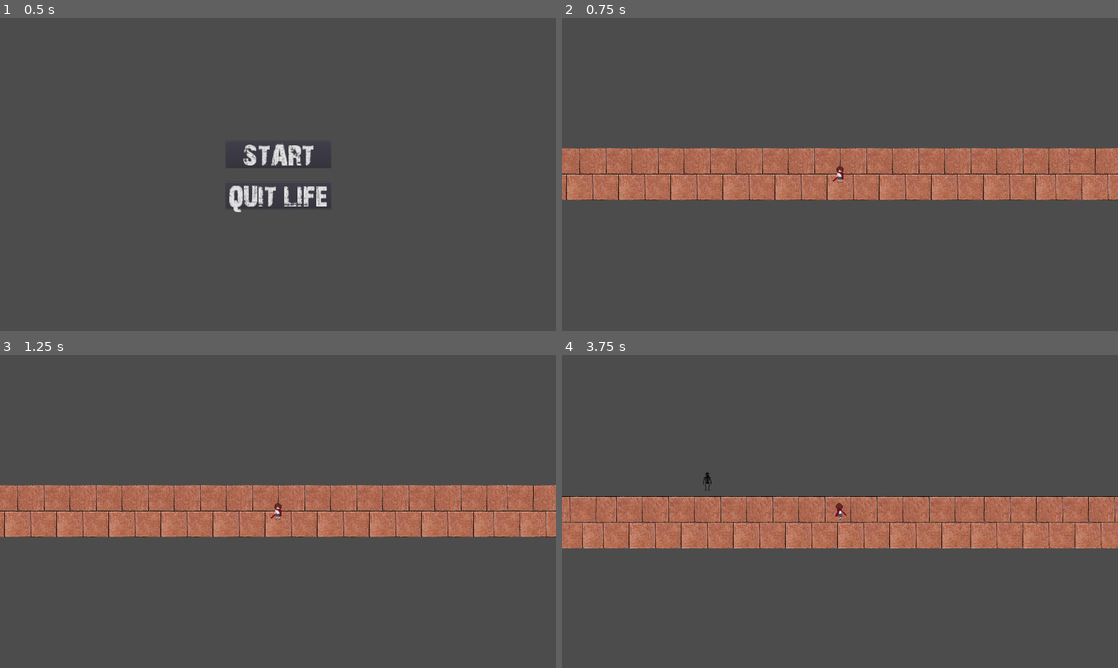
Above: before the commit, frames 1-4 (two rows, left to right).
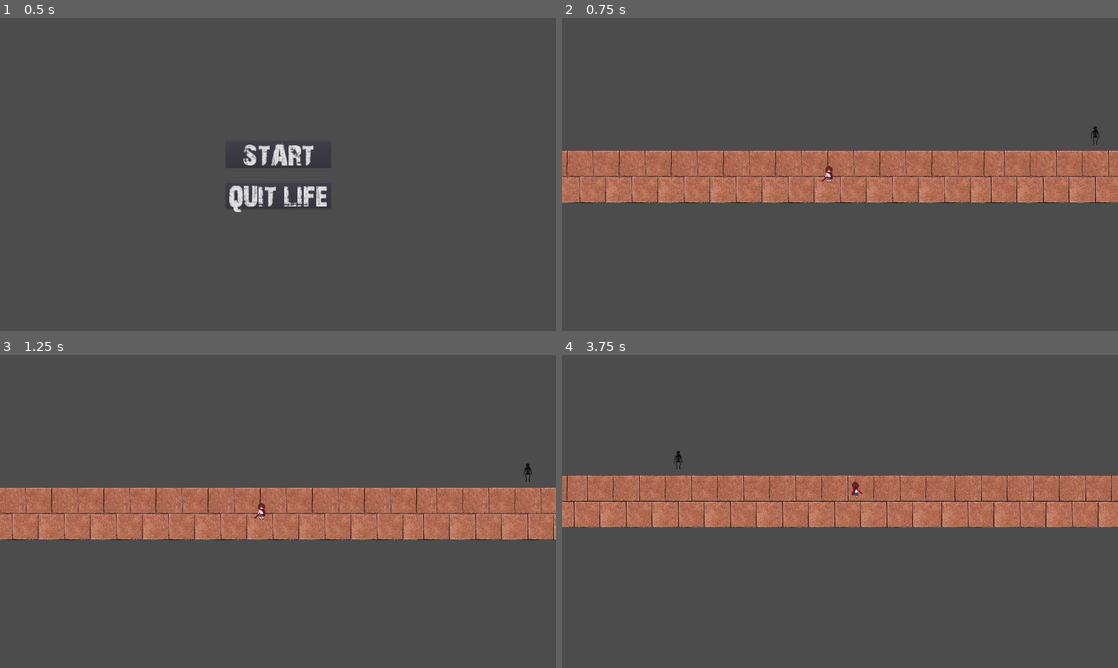
Above: after the commit, the same moments.

Repository: LadyVolk/The-Modern-Triad
Game: Godot game, scene res://Infra/Menu.tscn
Two runs of this game, one before a commit and one after it. Both use one fixed random seed, a clock stepped at 60 frames per second and the inputs below. The engine's default icon, where the game draws it, is replaced by a stand-in: a white triangle on a blue panel in a dark square. Sound files missing from this copy of the repository are replaced by a short silence.
Inputs (mouse positions are in pixels of both pictures, inside the frame that each line leads up to):
- Up to frame 1 (0.5 s): no input
- Up to frame 2 (0.75 s): click "START" at 0.5 s
- Up to frame 3 (1.25 s): no input
- Up to frame 4 (3.75 s): move the mouse to (962, 495) at 1.27 s; hold D (player_right) 1.28-2.03 s; hold Right mouse button (melee_attack) 1.28-2.03 s; move the mouse to (728, 527) at 2.02 s; hold S (player_down) 2.03-2.78 s; tap Space (player_dash) at 2.1 s; move the mouse to (895, 442) at 2.77 s; press the mouse at (895, 442) at 2.78 s; hold D (player_right) 2.78-3.53 s; move the mouse to (812, 574) at 3.52 s; release the mouse at (812, 574) at 3.53 s; hold W (player_up) from 3.53 s (still down); right-click (812, 574) at 3.6 s

Frame 1 is identical in both runs. In frame 2, 7.4% of the frame differs, in the area x 0-100%, y 34-60%; in frame 3, 7.2%; in frame 4, 18%, in the area x 0-100%, y 30-62%.

Commit message:
camera cant move left on corridor

Diff:
--- a/game/Life/Corridor.gd
+++ b/game/Life/Corridor.gd
@@ -1,9 +1,12 @@
 extends Node2D
 
-const PAST_DISTANCE = 300
+const PAST_DISTANCE = 450
 
 func _ready():
-	pass
+	$Walls/PastWall.position.x = $Player.position.x - PAST_DISTANCE
+
+	$Player.change_cam_limit($Walls/PastWall.position.x)
+
 
 
 # warning-ignore:unused_argument
@@ -27,3 +30,5 @@
 	var past = $Walls/PastWall.position.x - $Player.position.x
 	if past < -PAST_DISTANCE:
 		$Walls/PastWall.position.x = $Player.position.x - PAST_DISTANCE
+
+	$Player.change_cam_limit($Walls/PastWall.position.x)
--- a/game/Life/Corridor.tscn
+++ b/game/Life/Corridor.tscn
@@ -285,7 +285,7 @@
 }
 
 [node name="Player" parent="." instance=ExtResource( 2 )]
-position = Vector2( 968.678, 533.816 )
+position = Vector2( 1061.94, 529.392 )
 mode = "transsition"
 
 [node name="Mirror" parent="." instance=ExtResource( 4 )]
--- a/game/Life/Mirror.gd
+++ b/game/Life/Mirror.gd
@@ -7,4 +7,5 @@
 
 func _on_Area2D_body_entered(body):
 	if body.is_in_group("player"):
+# warning-ignore:return_value_discarded
 		get_tree().change_scene("res://Bosses/Depression/Level.tscn")
--- a/game/PlayerStuff/Player.gd
+++ b/game/PlayerStuff/Player.gd
@@ -262,3 +262,6 @@
 								direction.normalized() * force, Vector2(),
 								0.4,Tween.TRANS_QUAD, Tween.EASE_OUT)
 	$Tween.start()
+
+func change_cam_limit(pos):
+	$Camera.limit_left = pos
--- a/game/PlayerStuff/Player.tscn
+++ b/game/PlayerStuff/Player.tscn
@@ -977,4 +977,6 @@
 [node name="Camera" type="Camera2D" parent="."]
 current = true
 zoom = Vector2( 0.5, 0.5 )
+limit_smoothed = true
+smoothing_enabled = true
 [connection signal="body_shape_entered" from="Damage" to="." method="_on_Damage_body_shape_entered"]
